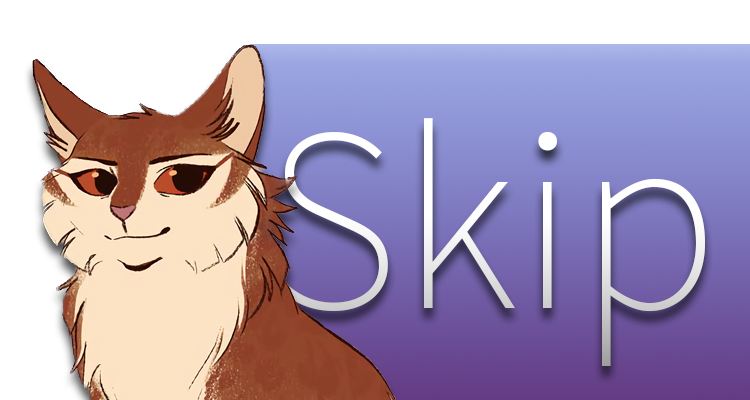
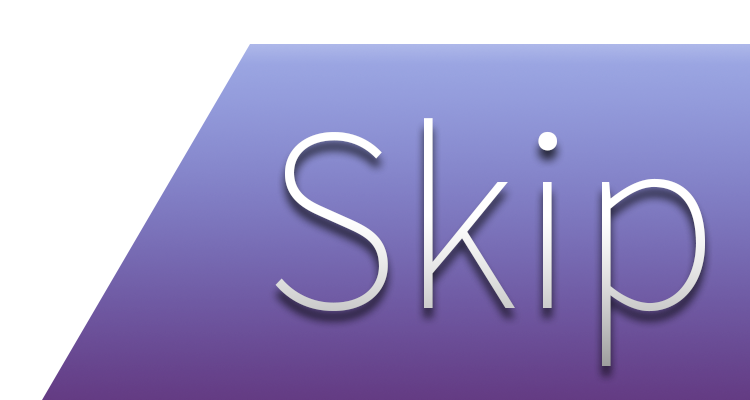
The second 750 × 400 image is a revision of the first. Changes to its layers:
removed layer "Layer 1 copy" over [32, 44, 397, 400]
